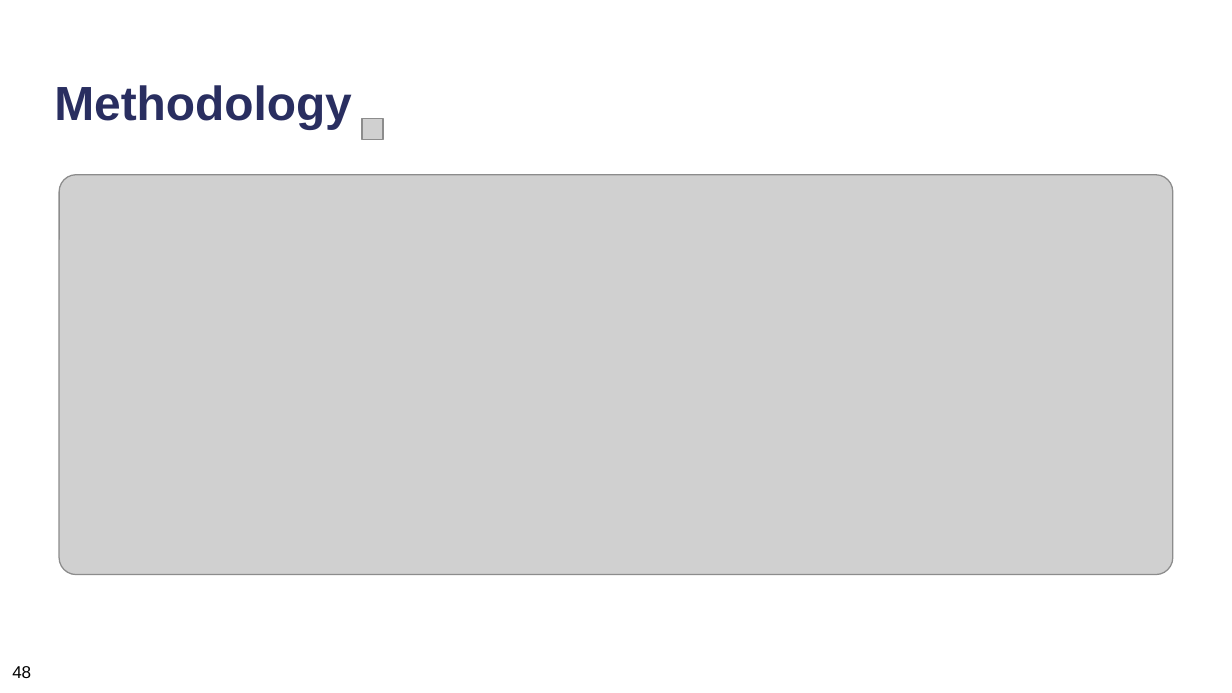
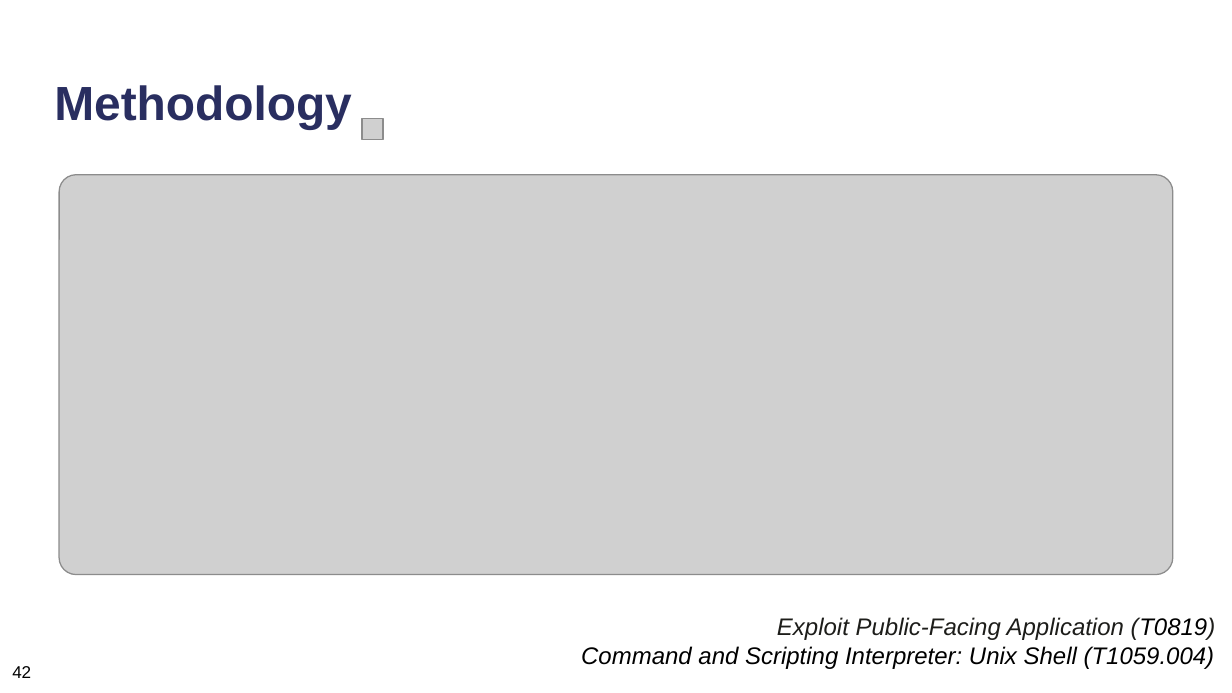
Before and after one commit to neubert-simon/auv-final-report, a slide deck: slide 69 of Final Presentation/ICS_Praesentationsfolien.pptx (slide 70 before the commit). Drawn at 1232x693 pixels with LibreOffice and Linux fonts; fonts in the diff are those of the drawing; grey boxes stand for pictures. Boxes give left, top, right and bottom in pixels: in the first picture for what was removed or moved away, otherwise in the second. Text is boxed around its words. In the diff, an @@ line names an element or a change of style, - is before the commit and + after.

```diff
--- a/Final Presentation/ICS_Praesentationsfolien.pptx
+++ b/Final Presentation/ICS_Praesentationsfolien.pptx
@@ text added at box(581, 617, 1216, 669), 14 pt, text #000000, italic @@
+Exploit Public-Facing Application (T0819)
+Command and Scripting Interpreter: Unix Shell (T1059.004)
@@ text at box(12, 666, 31, 678): text changed @@
-48
+42
```
Also in this commit, not shown: 58 other slides changed, 1 slide removed, 5 other files.
